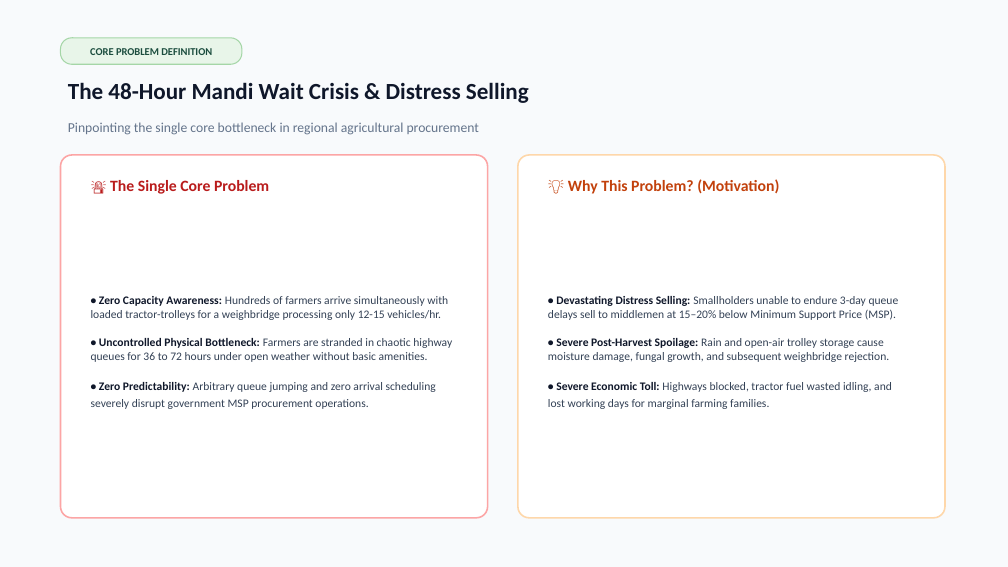
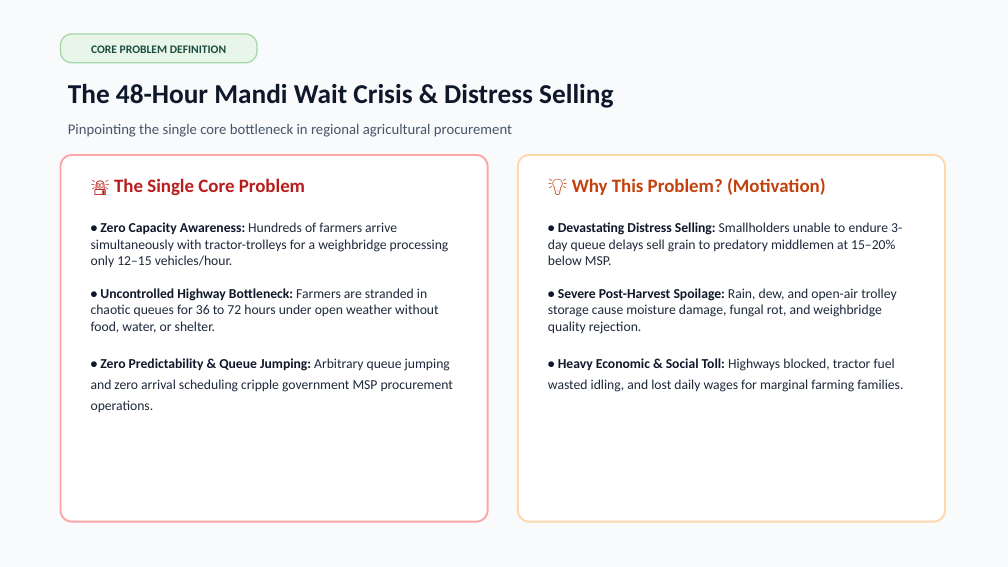
Before and after one commit to jaivintretiya16-04/smart-agri-procurement, a slide deck: slide 1 of Smart_Agri_Procurement_Presentation.pptx. Drawn at 1008x567 pixels with LibreOffice and Linux fonts; fonts in the diff are those of the drawing. Boxes give left, top, right and bottom in pixels: in the first picture for what was removed or moved away, otherwise in the second. Text is boxed around its words. In the diff, an @@ line names an element or a change of style, - is before the commit and + after.

Commit message:
fix(ppt): top-align card text and scale fonts to 12-18pt for high legibility

```diff
--- a/Smart_Agri_Procurement_Presentation.pptx
+++ b/Smart_Agri_Procurement_Presentation.pptx
@@ text "CORE PROBLEM DEFINITION" at (91,45,226,53): size 10 to 11 pt @@
@@ rounded rectangle: place and size @@
-rounded rectangle at (60,38,242,64)
+rounded rectangle at (60,34,257,63)
@@ rounded rectangle at (60,34,257,63): outline #A5D6A7 1 pt to #A5D6A7 1.2 pt; proportions changed @@
@@ text "The 48-Hour Mandi Wait Crisis ..." at (68,84,613,108): size 22 to 26 pt @@
@@ text "Pinpointing the single core bottleneck ..." at (68,124,512,137): size 13 to 14 pt, text colour #64748B to #475569 @@
@@ rounded rectangle: place and size @@
-rounded rectangle at (60,155,488,518)
+rounded rectangle at (60,155,488,522)
@@ rounded rectangle at (60,155,488,522): outline #FCA5A5 1.5 pt to #FCA5A5 1.8 pt @@
@@ text "🚨 The Single Core Problem" at (114,178,305,196): size 15 to 18 pt; vertical alignment middle to top @@
@@ rounded rectangle: place and size @@
-rounded rectangle at (518,155,945,518)
+rounded rectangle at (518,155,945,522)
@@ rounded rectangle at (518,155,945,522): outline #FED7AA 1.5 pt to #FED7AA 1.8 pt @@
@@ text "💡 Why This Problem? (Motivation)" at (572,178,826,195): size 15 to 18 pt; vertical alignment middle to top @@
@@ text "• Zero Capacity Awareness: Hundreds ..." at (91,222,453,412): vertical alignment middle to top @@
@@ text at (91,222,453,412): text changed; size 11 to 13 pt; text colour #334155 to #1E293B @@
-• Zero Capacity Awareness: Hundreds of farmers arrive simultaneously with loaded tractor-trolleys for a weighbridge processing only 12-15 vehicles/hr.
-• Uncontrolled Physical Bottleneck: Farmers are stranded in chaotic highway queues for 36 to 72 hours under open weather without basic amenities.
-• Zero Predictability: Arbitrary queue jumping and zero arrival scheduling severely disrupt government MSP procurement operations.
+• Zero Capacity Awareness: Hundreds of farmers arrive simultaneously with tractor-trolleys for a weighbridge processing only 12–15 vehicles/hour.
+• Uncontrolled Highway Bottleneck: Farmers are stranded in chaotic queues for 36 to 72 hours under open weather without food, water, or shelter.
+• Zero Predictability & Queue Jumping: Arbitrary queue jumping and zero arrival scheduling cripple government MSP procurement operations.
@@ text "• Devastating Distress Selling: Smallholders ..." at (548,222,903,392): vertical alignment middle to top @@
@@ text at (548,222,903,392): text changed; size 11 to 13 pt; text colour #334155 to #1E293B @@
-• Devastating Distress Selling: Smallholders unable to endure 3-day queue delays sell to middlemen at 15–20% below Minimum Support Price (MSP).
-• Severe Post-Harvest Spoilage: Rain and open-air trolley storage cause moisture damage, fungal growth, and subsequent weighbridge rejection.
-• Severe Economic Toll: Highways blocked, tractor fuel wasted idling, and lost working days for marginal farming families.
+• Devastating Distress Selling: Smallholders unable to endure 3-day queue delays sell grain to predatory middlemen at 15–20% below MSP.
+• Severe Post-Harvest Spoilage: Rain, dew, and open-air trolley storage cause moisture damage, fungal rot, and weighbridge quality rejection.
+• Heavy Economic & Social Toll: Highways blocked, tractor fuel wasted idling, and lost daily wages for marginal farming families.
```
Also in this commit, not shown: 4 other slides changed, 1 other file.
